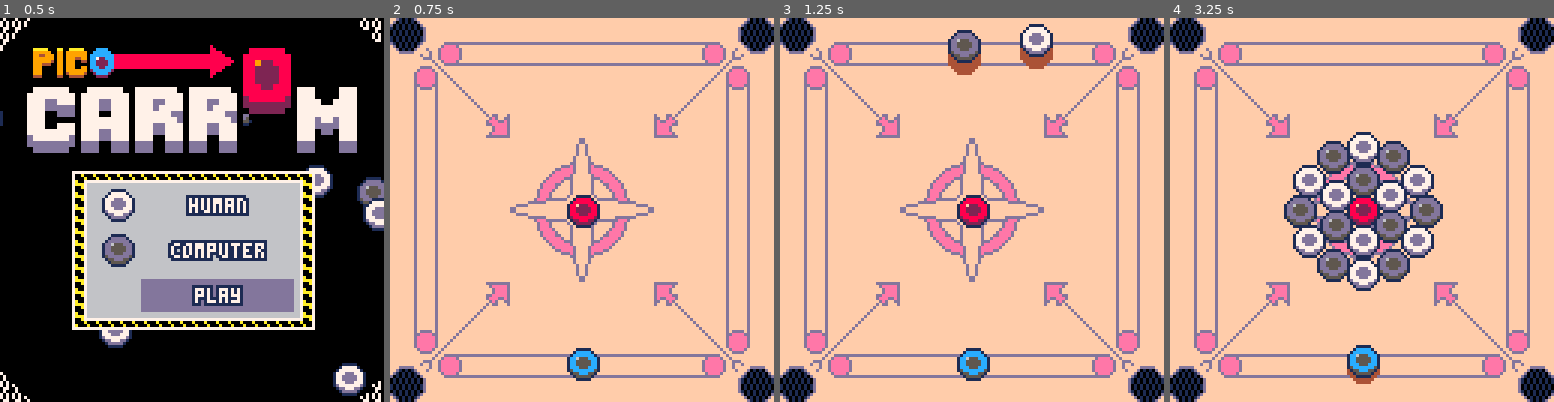
Above: before the commit, frames 1-4 (left to right).
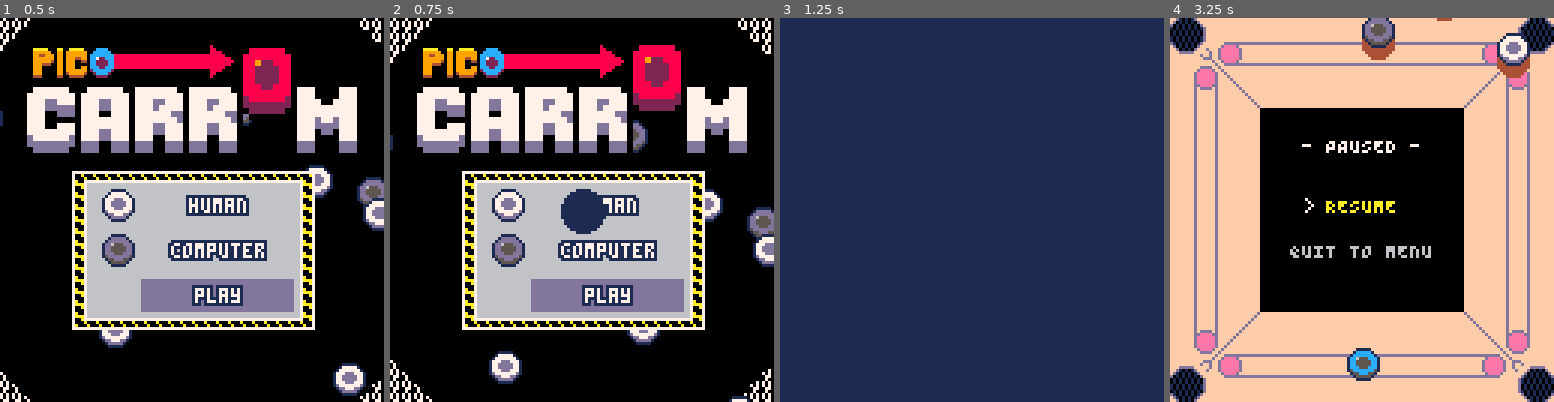
Above: after the commit, the same moments.

Repository: emonizaz3/carrom_pico8
Game: PICO-8 cartridge carrom-0.4v.p8
Same seed, same stepped clock (60 frames per second), same inputs: the game is played once before the commit and once after it.
Inputs:
- Up to frame 1 (0.5 s): tap X (X key) at 0.33 s
- Up to frame 2 (0.75 s): tap O (Z key) at 0.7 s
- Up to frame 3 (1.25 s): tap X (X key) at 1.07 s
- Up to frame 4 (3.25 s): hold Right 1.6-2.1 s; tap O (Z key) every 0.4 s from 1.7 to 2.9 s; tap X (X key) at 1.85, 2.97 s; hold Up 2.15-2.42 s; hold Right 2.47-3.03 s; hold Left from 3.08 s (still down)

Frame 1 is identical in both runs. In frame 2, 99% of the frame differs, in the area x 0-100%, y 0-100%; in frame 3, 98%; in frame 4, 30%.

Commit message:
add transition to game state and implement piece rotation mechanics

Diff:
--- a/carrom-0.4v.p8
+++ b/carrom-0.4v.p8
@@ -23,6 +23,8 @@
 function _update60()
 	if game_state == "menu" then
 		menu_update()
+	elseif game_state == "transition_to_game" then
+		transition_to_game_update()
 	elseif game_state == "game" then
 		game_update()
 	elseif game_state == "paused" then
@@ -37,6 +39,8 @@
 function _draw()
 	if game_state == "menu" then
 		menu_draw()
+	elseif game_state == "transition_to_game" then
+		transition_to_game_draw()
 	elseif game_state == "game" then
 		game_draw()
 	elseif game_state == "paused" then
@@ -49,7 +53,7 @@
 function game_init()
 	stri = {sx=48,sy=32,x=64,y=115,dx=0,dy= 0,r=5, c=7,speed=0.5,accel=0.3,friction=0.015,state="initializing",ani=false,ani_x=0,ani_y=0,inhole=false}
 	--stri.state = "positioning" or "aiming" or "simulating" or "initializing"
-	p_red = {sx=32,sy=32,x=64,y=64,r=5,c=8,dx=0,dy=0,friction=0.02,inhole=false,value=3}
+	p_red = {sx=32,sy=32,x=64,y=64,r=5,c=8,dx=0,dy=0,friction=0.02,inhole=false,value=3, ani_x=64, ani_y=64}
 	p_white = {}
 	p_black = {}
 	p_white_pocketed = {}
@@ -61,7 +65,7 @@
 		{x=122,y=122,r=6,c=7,effect_f=0}
 	}
 	ani_timer = 0
-	local start_angle = 30
+	local start_angle = rnd(360)
 	local start_rotation = start_angle / 360
 	local center_x, center_y = 64, 64
 	local radius = 10
@@ -116,10 +120,24 @@
 	ai_target_angle = 0
 	ai_shot_power = 0
 	ai_timer = 0
+	game_timer = 0
+
+	-- Piece rotation system
+	piece_rotation = 0 -- Current rotation angle in degrees
+	rotation_speed = 2 -- Degrees per frame when rotating
+	is_rotating = false -- Whether rotation is currently active
+	rotation_allowed = true -- Whether rotation is allowed (only at start)
 end
 
 function game_update()
-    if stri.state == "initializing" then
+	game_timer += 1
+	if (stri.state != "aiming" or p_turn.is_ai) and btnp(❎) then
+		game_state = "paused"
+		pause_selection = 1
+		sfx(5)
+		return
+	end
+	if stri.state == "initializing" then
         update_piece_animations()
         if ani_timer > 150 and all_ani_stopped() then
             stri.state = "positioning"
@@ -130,16 +148,13 @@
     elseif not all_ani_stopped() then
         run_active_animations()
     elseif stri.state == "positioning" then
-		if btnp(❎) then
-            game_state = "paused"
-            pause_selection = 1
-            sfx(5)
-            return
-        end
         if p_turn.is_ai then
             ai_opponent_turn()
         else
             move_con()
+            if rotation_allowed then
+				rotate_con()
+            end
         end
     elseif stri.state == "aiming" then
         if p_turn.is_ai then
@@ -159,6 +174,7 @@
             stri.ani = true
             stri.inhole = false
             switch_player()
+			game_timer = 0
         end
     end
 end
@@ -219,7 +235,8 @@
 	if btnp(🅾️) then
 		if menu_selection == 3 then
 			game_init() -- Reset board
-			game_state = "game"
+			game_state = "transition_to_game"
+			play_transition_timer = 0
 			sfx(1) -- start sound
 		end
 	end
@@ -416,6 +433,58 @@
         fillp() -- reset fillp
     end
 end
+
+function make_play_transition_instance()
+    local s={t=0,phase="expanding",center_x=64,center_y=64,
+        radius=0,max_radius=128,expand_speed=120,contract_speed=120,
+        wait_timer=0,wait_duration=0}
+    local self={}
+    function self.update()
+        local dt=1/30
+        if s.phase=="expanding" then
+            s.radius+=s.expand_speed*dt
+            if s.radius>=s.max_radius then
+                s.radius,s.phase,s.wait_timer=s.max_radius,"waiting",0
+            end
+        elseif s.phase=="waiting" then
+            s.wait_timer+=dt
+            if s.wait_timer>=s.wait_duration then s.phase="contracting" end
+        elseif s.phase=="contracting" then
+            s.radius-=s.contract_speed*dt
+            if s.radius<=0 then
+                s.radius,s.phase=0,"expanding"
+                return true
+            end
+        end
+        return false
+    end
+    function self.draw()
+        local r=flr(s.radius)
+        if r>0 then circfill(s.center_x,s.center_y,r,1) end
+    end
+    function self.get_phase() return s.phase end
+    return self
+end
+
+play_transition=make_play_transition_instance()
+
+function transition_to_game_update()
+    if play_transition.update() then game_state="game" end
+end
+
+function transition_to_game_draw()
+    local current_phase = play_transition.get_phase()
+    if current_phase == "expanding" then
+    elseif current_phase == "waiting" then
+    elseif current_phase == "contracting" then
+		cls(13)
+        map(0,0,0,0,16,16)
+		for h in all(holes) do draw_hole(h) end
+    end
+    play_transition.draw()
+end
+
+
 function text_outline(txt, x, y, col, outline_col)
 	outline_col = outline_col or 0
 	-- Draw outline
@@ -590,10 +659,10 @@
 
 	if btn(⬅️) and not btn(➡️) then
 		stri.dx-=stri.accel
-		arrow_pause=time()+3
+		arrow_pause=game_timer+180
 	elseif btn(➡️) and not btn(⬅️) then
 		stri.dx+=stri.accel
-		arrow_pause=time()+3
+		arrow_pause=game_timer+180
 	else
 		stri.dx*= stri.friction
 	end
@@ -623,6 +692,51 @@
 	if aim.r >= 55 then aim.c= 8
 	elseif aim.r >= 25 then aim.c= 12
 	else aim.c= 3 end
+end
+
+-->8
+--control functions
+
+function rotate_con()
+    -- Check if the UP or DOWN buttons are being held.
+	if btn(⬆️) or btn(⬇️) then
+        is_rotating = true -- We are actively rotating.
+
+        -- Determine the direction of rotation. Up = counter-clockwise, Down = clockwise.
+        local rotation_dir = btn(⬆️) and -1 or 1
+        local angle_change = rotation_speed * rotation_dir
+
+        -- Update the global rotation angle.
+        piece_rotation = (piece_rotation + angle_change) % 360
+
+        -- Loop through all pieces on the board and apply the rotation.
+        for p in all(p_white) do rotate_piece_around_center(p) end
+        for p in all(p_black) do rotate_piece_around_center(p) end
+        if not p_red.inhole then rotate_piece_around_center(p_red) end
+
+    else
+        -- If no rotation buttons are held, stop rotating.
+        is_rotating = false
+    end
+end
+
+-- This helper function performs the correct mathematical rotation for a single piece.
+function rotate_piece_around_center(p)
+    local center_x, center_y = 64, 64
+    local angle_rad = piece_rotation / 360 -- Convert degrees to PICO-8's 0-1 rotation format
+
+    -- To avoid drift, we first get the piece's original spawn position based on its 'ani_x' and 'ani_y'
+    -- This acts as a fixed anchor for our rotation.
+    local relative_x = p.ani_x - center_x
+    local relative_y = p.ani_y - center_y
+
+    -- Apply the standard 2D rotation formula
+    local rotated_x = relative_x * cos(angle_rad) - relative_y * sin(angle_rad)
+    local rotated_y = relative_x * sin(angle_rad) + relative_y * cos(angle_rad)
+
+    -- Update the piece's actual position relative to the center
+    p.x = center_x + rotated_x
+    p.y = center_y + rotated_y
 end
 
 function shoot_con()
@@ -636,6 +750,8 @@
 		stri.dx = cos(angle) * power
 		stri.dy = sin(angle) * power
 
+		-- Disable rotation after first shot
+		rotation_allowed = false
 		stri.state = "simulating"
 		sfx(0)
 	elseif btnp(❎) then
@@ -816,7 +932,7 @@
 				if p_turn.is_ai then
 					ai_state = "positioning"
 				else
-					arrow_pause=time()+3
+					arrow_pause=game_timer+180
 				end
 			end
 		end
@@ -1047,13 +1163,15 @@
             ai_target_angle = best_shot.angle
             ai_shot_power = best_shot.power
             ai_state = "aiming"
-            ai_timer = time() + 1
+            -- Wait 1 second (60 frames) before aiming
+            ai_timer = game_timer + 60
         else
             stri.x = 32 + rnd(64)
             ai_target_angle = 270 + rnd(20) - 10
             ai_shot_power = 30 + rnd(20)
             ai_state = "aiming"
-            ai_timer = time() + 1
+            -- Wait 1 second (60 frames) before aiming
+            ai_timer = game_timer + 60
         end
         stri.state = "aiming"
 	elseif ai_state == "aiming" then
@@ -1063,15 +1181,17 @@
         aim.ang += angle_diff * 0.1
         aim.r = ai_shot_power
 
-        local has_waited_long_enough = time() > ai_timer
+        local has_waited_long_enough = game_timer > ai_timer
         local is_aim_accurate = abs(angle_diff) < 5
-        local safety_timer_expired = time() > ai_timer + 2.0
+        -- Safety timer of 2 seconds (120 frames)
+        local safety_timer_expired = game_timer > ai_timer + 120
         if (has_waited_long_enough and is_aim_accurate) or safety_timer_expired then
             ai_state = "shooting"
-            ai_timer = time() + 0.5
+            -- Wait 0.5 seconds (30 frames) before shooting
+            ai_timer = game_timer + 30
         end
     elseif ai_state == "shooting" then
-        if time() > ai_timer then
+        if game_timer > ai_timer then
             red_pocketed_this_turn = false
             pieces_pocketed_this_turn = 0
             pocketed_in_turn = {}
